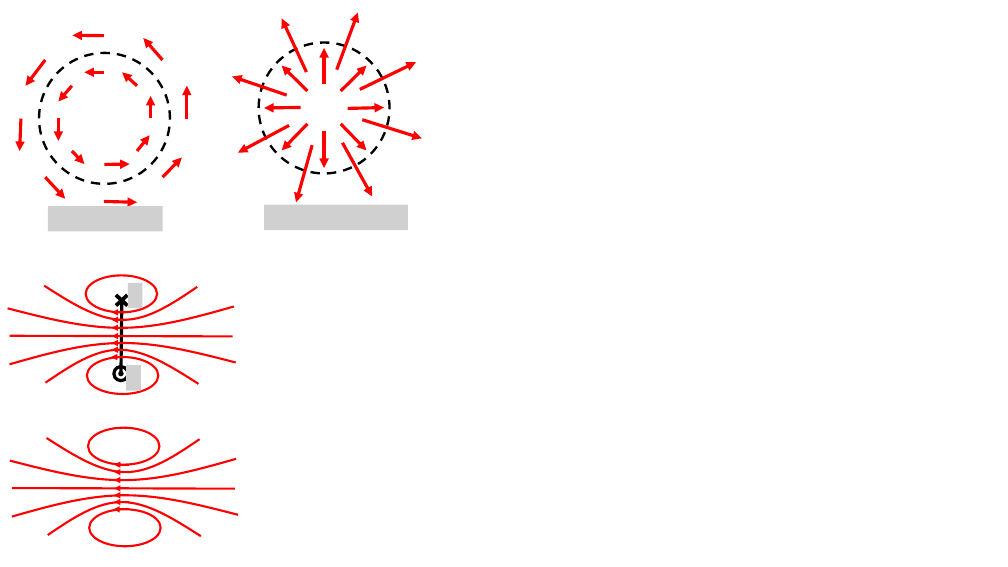
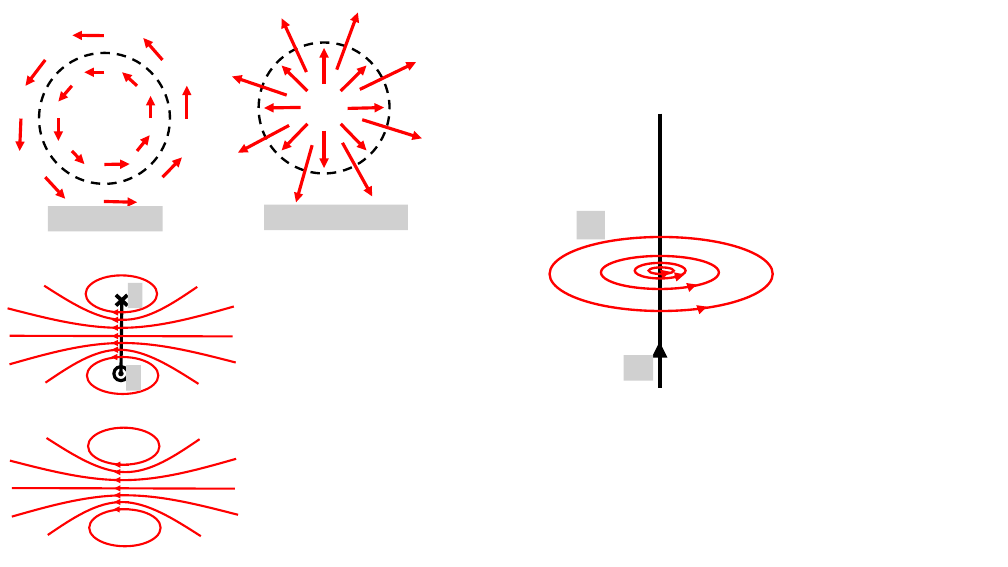
Before and after one commit to OSTP/PhysicsArtofModelling, a slide deck: slide 8 of tex/figures/MagneticSource/Figures.pptx. Drawn at 1008x567 pixels with LibreOffice and Linux fonts; fonts in the diff are those of the drawing; grey boxes stand for pictures. Boxes give left, top, right and bottom in pixels: in the first picture for what was removed or moved away, otherwise in the second. Text is boxed around its words. In the diff, an @@ line names an element or a change of style, - is before the commit and + after.

```diff
--- a/tex/figures/MagneticSource/Figures.pptx
+++ b/tex/figures/MagneticSource/Figures.pptx
@@ ellipse added at [550,237,773,311], outline #FF0000 2.25 pt @@
@@ group added at [577,113,719,388]: 4 arrows, 3 ellipses, 2 pictures, 1 line @@
@@ arrow added from (699, 309) to (707, 307), #FF0000 3 pt @@
```
Also in this commit, not shown: 1 other slide changed, 3 slides added, 2 slides removed, 7 other files.
